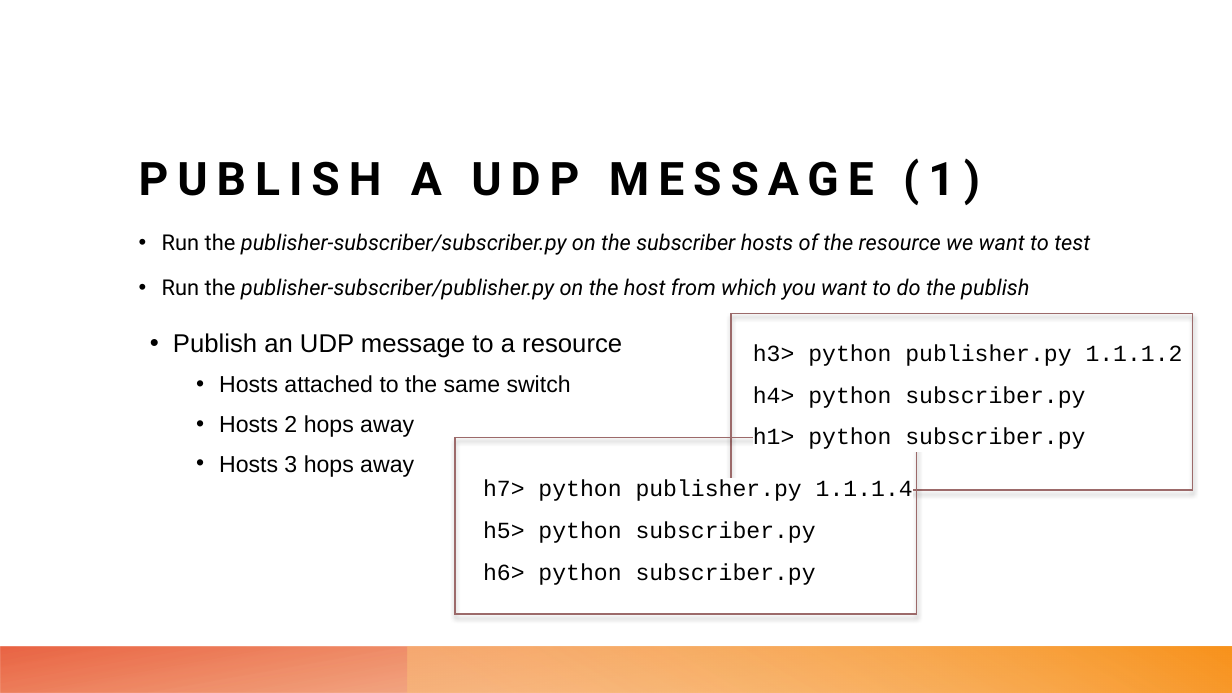
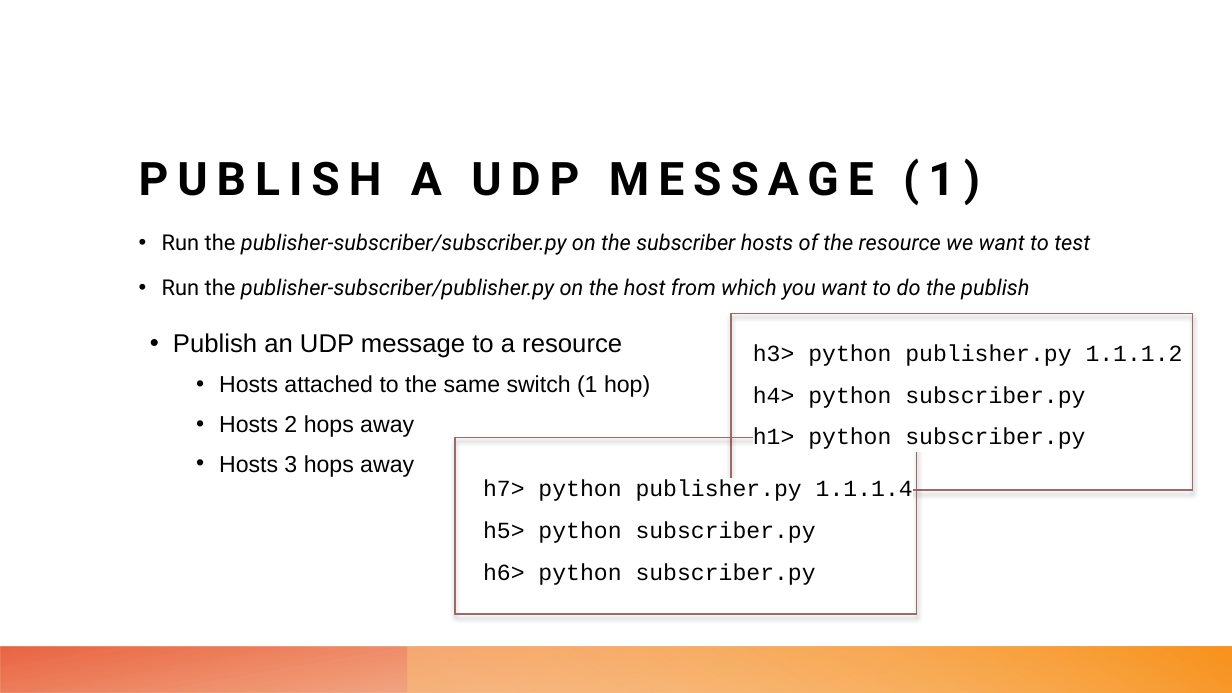
Before and after one commit to leonardopoggiani/ANAWS-project, a slide deck: slide 11 of DistributedMessageBroker.pptx. Drawn at 1232x693 pixels with LibreOffice and Linux fonts; fonts in the diff are those of the drawing. Boxes give left, top, right and bottom in pixels: in the first picture for what was removed or moved away, otherwise in the second. Text is boxed around its words. In the diff, an @@ line names an element or a change of style, - is before the commit and + after.

```diff
--- a/DistributedMessageBroker.pptx
+++ b/DistributedMessageBroker.pptx
@@ text at (219, 375, 650, 397): text changed @@
-    • Hosts attached to the same switch
+    • Hosts attached to the same switch (1 hop)
```
Also in this commit, not shown: 3 other slides changed.
